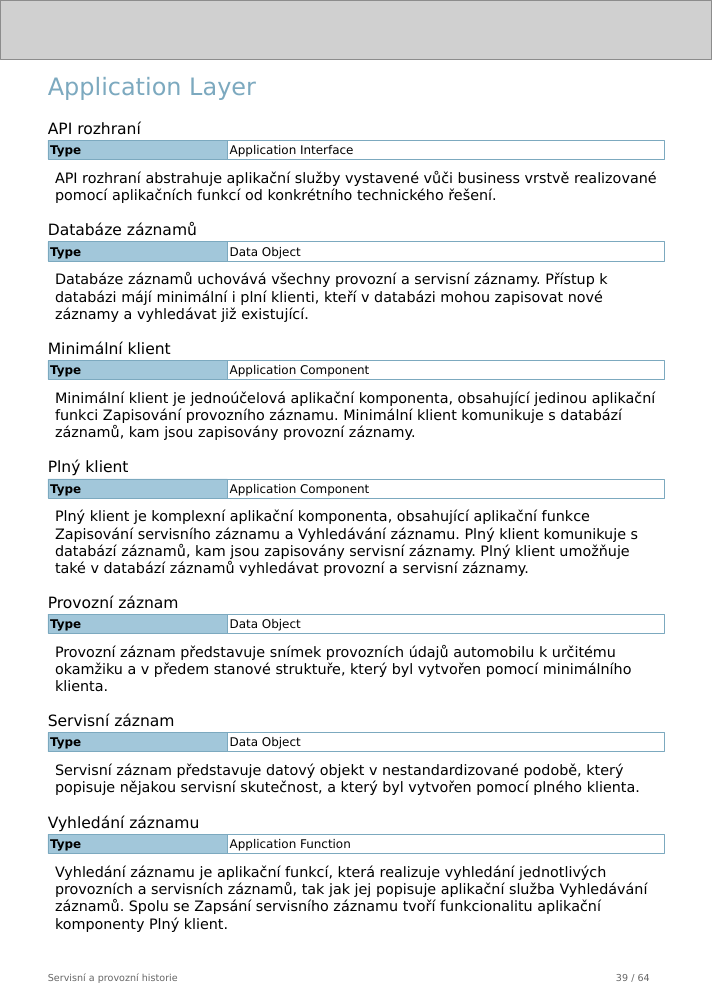
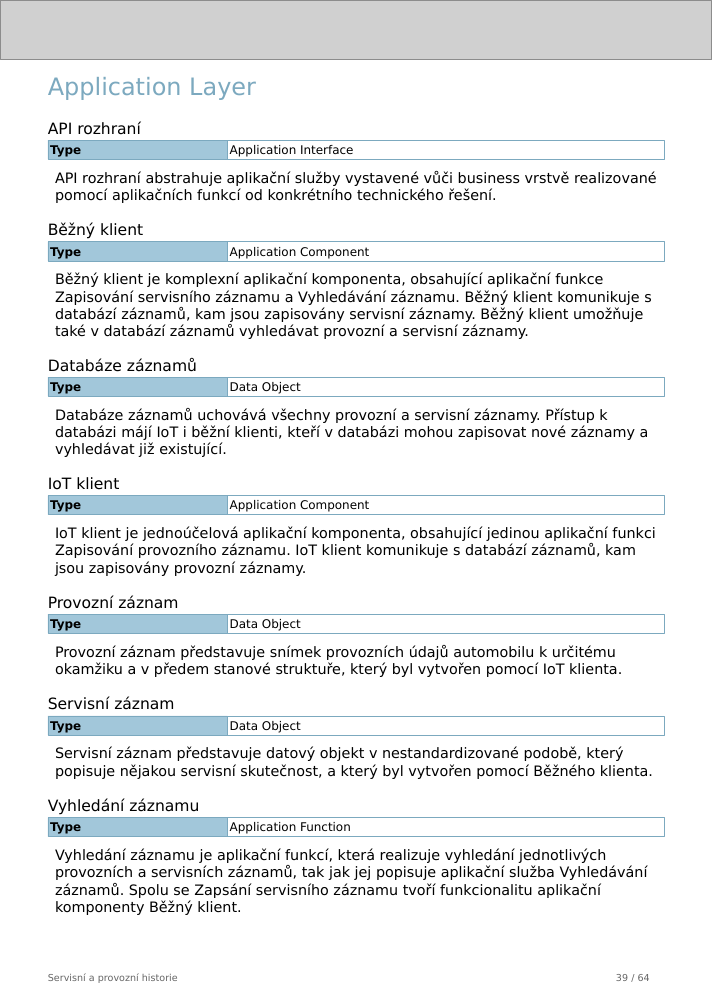
Before and after one commit to friedmannmartin/servisni_a_provozni_historie, a slide deck: slide 39 of report/jasper/servisni_a_provozni_historie.pptx. Drawn at 712x1008 pixels with LibreOffice and Linux fonts; fonts in the diff are those of the drawing; grey boxes stand for pictures. Boxes give left, top, right and bottom in pixels: in the first picture for what was removed or moved away, otherwise in the second. Text is boxed around its words. In the diff, an @@ line names an element or a change of style, - is before the commit and + after.

```diff
--- a/report/jasper/servisni_a_provozni_historie.pptx
+++ b/report/jasper/servisni_a_provozni_historie.pptx
@@ text at [48, 222, 143, 239]: text changed @@
-Minimální klient
+Běžný klient
@@ rectangle "Application Component": place and size @@
-rectangle "Application Component" at [228, 360, 665, 379]
+rectangle "Application Component" at [228, 242, 665, 261]
@@ text at [55, 273, 651, 339]: text changed @@
-Plný klient je komplexní aplikační komponenta, obsahující aplikační funkce Zapisování servisního záznamu a Vyhledávání záznamu. Plný klient komunikuje s databází záznamů, kam jsou zapisovány servisní záznamy. Plný klient umožňuje také v databází záznamů vyhledávat provozní a servisní záznamy.
+Běžný klient je komplexní aplikační komponenta, obsahující aplikační funkce Zapisování servisního záznamu a Vyhledávání záznamu. Běžný klient komunikuje s databází záznamů, kam jsou zapisovány servisní záznamy. Běžný klient umožňuje také v databází záznamů vyhledávat provozní a servisní záznamy.
@@ text "Databáze záznamů": place and size @@
-text "Databáze záznamů" at [48, 222, 197, 236]
+text "Databáze záznamů" at [48, 358, 197, 372]
@@ rectangle "Type": place and size @@
-rectangle "Type" at [48, 360, 228, 379]
+rectangle "Type" at [48, 378, 228, 397]
@@ rectangle "Data Object": place and size @@
-rectangle "Data Object" at [228, 242, 665, 261]
+rectangle "Data Object" at [228, 378, 665, 397]
@@ text at [55, 408, 649, 457]: text changed @@
-Databáze záznamů uchovává všechny provozní a servisní záznamy. Přístup k databázi májí minimální i plní klienti, kteří v databázi mohou zapisovat nové záznamy a vyhledávat již existující.
+Databáze záznamů uchovává všechny provozní a servisní záznamy. Přístup k databázi májí IoT i běžní klienti, kteří v databázi mohou zapisovat nové záznamy a vyhledávat již existující.
@@ text at [48, 477, 119, 490]: text changed @@
-Plný klient
+IoT klient
@@ rectangle "Type": place and size @@
-rectangle "Type" at [48, 479, 228, 498]
+rectangle "Type" at [48, 496, 228, 515]
@@ rectangle "Application Component": place and size @@
-rectangle "Application Component" at [228, 479, 665, 498]
+rectangle "Application Component" at [228, 496, 665, 515]
@@ text at [55, 526, 655, 576]: text changed @@
-Minimální klient je jednoúčelová aplikační komponenta, obsahující jedinou aplikační funkci Zapisování provozního záznamu. Minimální klient komunikuje s databází záznamů, kam jsou zapisovány provozní záznamy.
+IoT klient je jednoúčelová aplikační komponenta, obsahující jedinou aplikační funkci Zapisování provozního záznamu. IoT klient komunikuje s databází záznamů, kam jsou zapisovány provozní záznamy.
@@ text at [55, 645, 622, 677]: text changed @@
-Provozní záznam představuje snímek provozních údajů automobilu k určitému okamžiku a v předem stanové struktuře, který byl vytvořen pomocí minimálního klienta.
+Provozní záznam představuje snímek provozních údajů automobilu k určitému okamžiku a v předem stanové struktuře, který byl vytvořen pomocí IoT klienta.
@@ text at [55, 747, 653, 779]: text changed @@
-Servisní záznam představuje datový objekt v nestandardizované podobě, který popisuje nějakou servisní skutečnost, a který byl vytvořen pomocí plného klienta.
+Servisní záznam představuje datový objekt v nestandardizované podobě, který popisuje nějakou servisní skutečnost, a který byl vytvořen pomocí Běžného klienta.
@@ 4 rectangles, 2 texts: place and size @@
-4 rectangles, 2 texts at [48, 713, 665, 853]
+4 rectangles, 2 texts at [48, 696, 665, 837]
@@ text at [55, 848, 648, 915]: text changed @@
-Vyhledání záznamu je aplikační funkcí, která realizuje vyhledání jednotlivých provozních a servisních záznamů, tak jak jej popisuje aplikační služba Vyhledávání záznamů. Spolu se Zapsání servisního záznamu tvoří funkcionalitu aplikační komponenty Plný klient.
+Vyhledání záznamu je aplikační funkcí, která realizuje vyhledání jednotlivých provozních a servisních záznamů, tak jak jej popisuje aplikační služba Vyhledávání záznamů. Spolu se Zapsání servisního záznamu tvoří funkcionalitu aplikační komponenty Běžný klient.
```
Also in this commit, not shown: 14 other slides changed, 9 other files.
